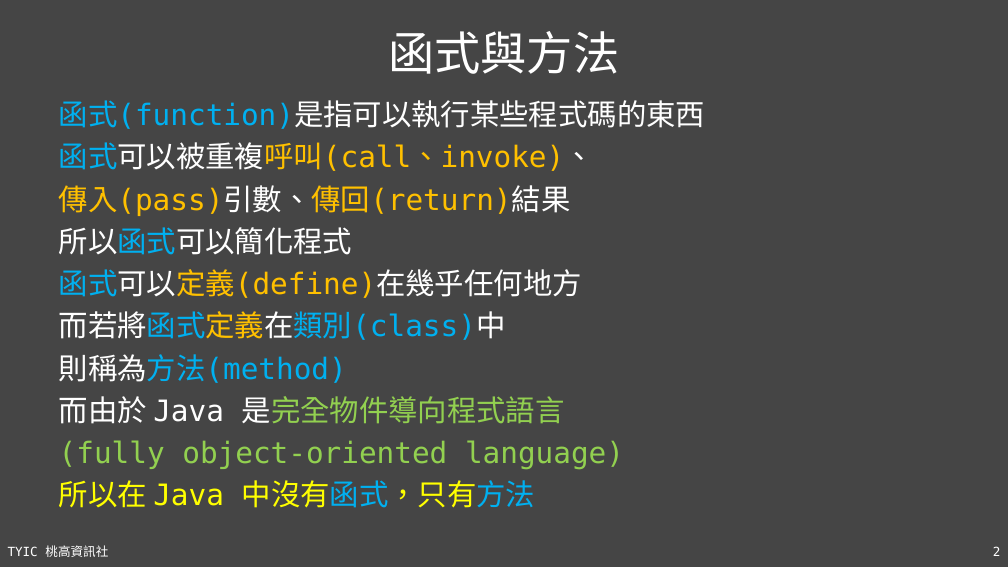
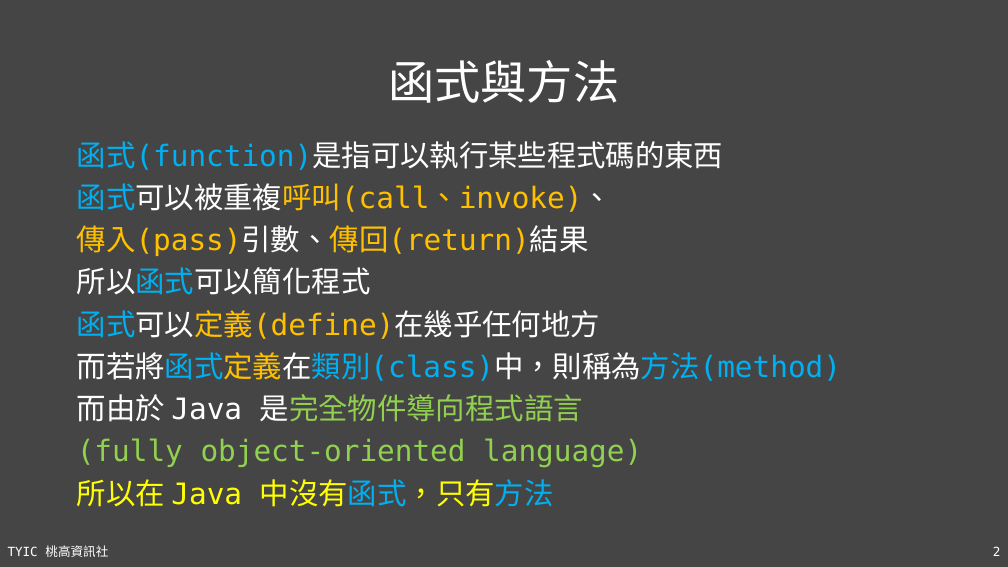
Before and after one commit to TYSHIC/slides, a slide deck: slide 2 of ppt/07_靜態成員.pptx. Drawn at 1008x567 pixels with LibreOffice and Linux fonts; fonts in the diff are those of the drawing. Boxes give left, top, right and bottom in pixels: in the first picture for what was removed or moved away, otherwise in the second. Text is boxed around its words. In the diff, an @@ line names an element or a change of style, - is before the commit and + after.

```diff
--- a/ppt/07_靜態成員.pptx
+++ b/ppt/07_靜態成員.pptx
@@ title "函式與方法": place and size @@
-title "函式與方法" at bbox=[388, 31, 619, 74]
+title "函式與方法" at bbox=[388, 60, 619, 103]
@@ text "函式(function)是指可以執行某些程式碼的東西": place and size @@
-text "函式(function)是指可以執行某些程式碼的東西" at bbox=[59, 100, 705, 508]
+text "函式(function)是指可以執行某些程式碼的東西" at bbox=[77, 141, 841, 507]
@@ text at bbox=[77, 352, 841, 381]: text changed @@
-而若將函式定義在類別(class)中
-則稱為方法(method)
+而若將函式定義在類別(class)中，則稱為方法(method)
```
Also in this commit, not shown: 3 other slides changed, 3 other files.
